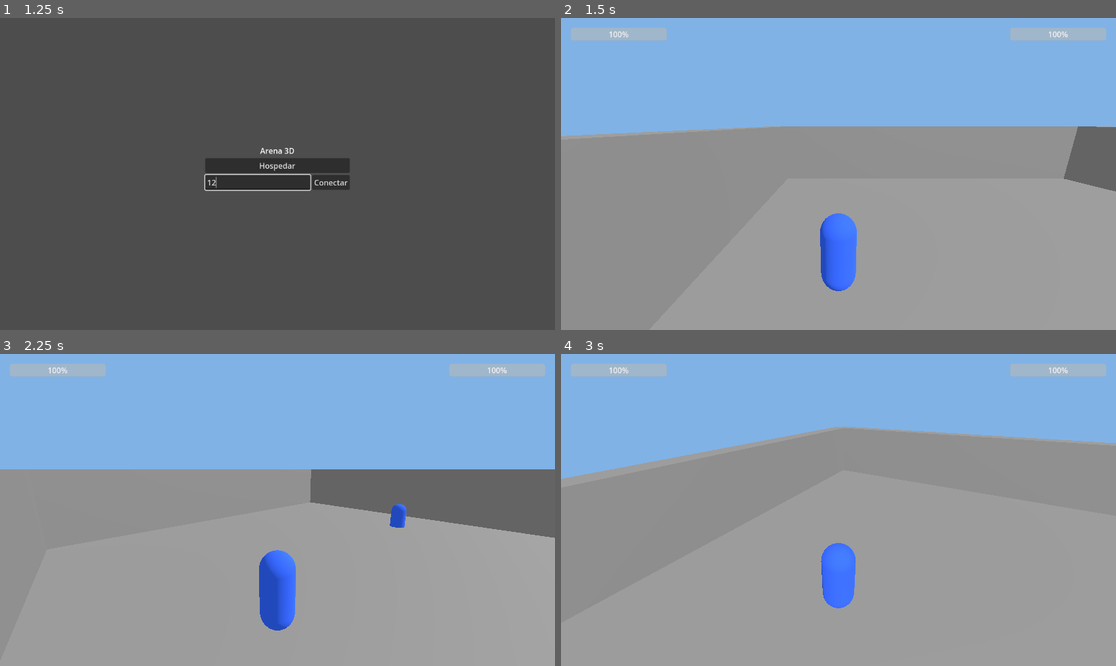
Above: before the commit, frames 1-4 (two rows, left to right).
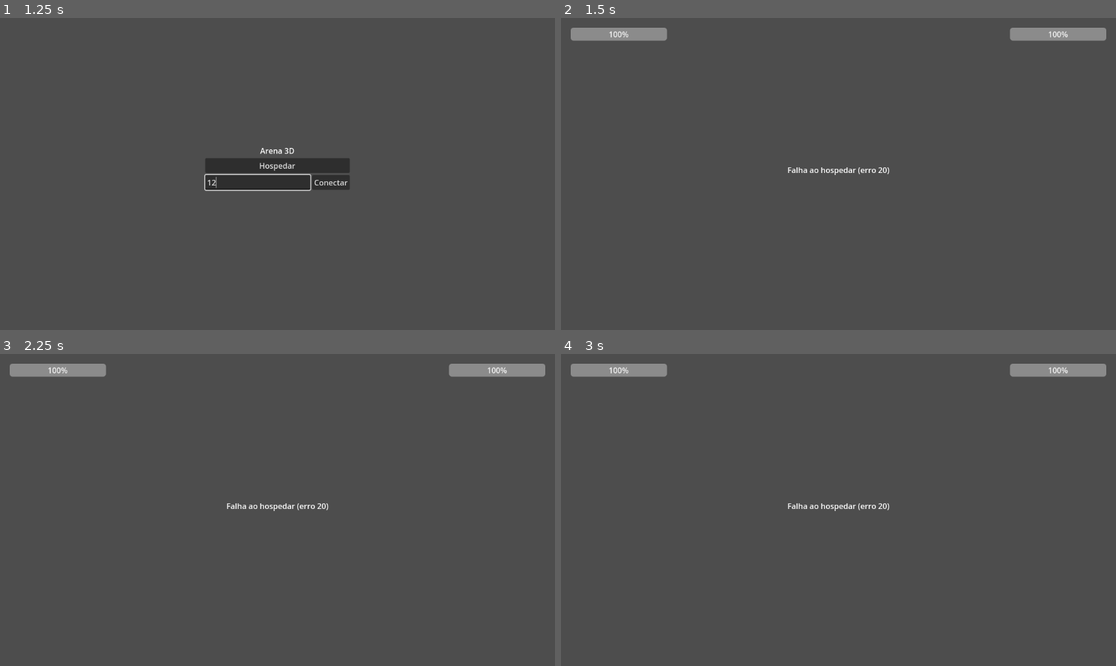
Above: after the commit, the same moments.

Repository: ArthurHub01/Arena-3d
Game: Godot game, scene res://scenes/menu/MainMenu.tscn
Two runs of this game, one before a commit and one after it. Both use one fixed random seed, a clock stepped at 60 frames per second and the inputs below.
Inputs (mouse positions are in pixels of both pictures, inside the frame that each line leads up to):
- Up to frame 1 (1.25 s): click (255, 183) at 0.52 s; type "12" at 0.6 s
- Up to frame 2 (1.5 s): click "Hospedar" at 1.25 s
- Up to frame 3 (2.25 s): tap Enter at 2 s; move the mouse to (399, 494) at 2.02 s; press the mouse at (399, 494) at 2.03 s; hold D (move_right) from 2.03 s (still down)
- Up to frame 4 (3 s): tap Space (jump) at 2.27 s; release D (move_right) at 2.75 s; release the mouse at (960, 494) at 2.75 s; drag from (727, 525) to (810, 572) at 2.77 s

Frame 1 is identical in both runs. In frame 2, 98% of the frame differs, in the area x 0-100%, y 0-100%; in frame 3, 93%; in frame 4, 100%.

Commit message:
Add real ENet host/join networking with replicated spawn, movement and damage

Diff:
--- /dev/null
+++ b/autoloads/network_state.gd
@@ -0,0 +1,7 @@
+extends Node
+
+const PORT := 8910
+const MAX_PLAYERS := 2
+
+var is_host: bool = false
+var host_ip: String = ""
--- a/project.godot
+++ b/project.godot
@@ -13,6 +13,10 @@
 config/name="arena3d"
 run/main_scene="res://scenes/menu/MainMenu.tscn"
 config/features=PackedStringArray("4.3", "Forward Plus")
+
+[autoload]
+
+NetworkState="*res://autoloads/network_state.gd"
 
 [editor_plugins]
 
--- a/scenes/arena/arena.gd
+++ b/scenes/arena/arena.gd
@@ -13,24 +13,60 @@
 var player_one: Player
 var player_two: Player
 var round_over: bool = false
+var players_by_id: Dictionary = {}
 
 func _ready() -> void:
 	winner_label.hide()
-	_spawn_local_test_players()
+	if NetworkState.is_host:
+		var peer := ENetMultiplayerPeer.new()
+		var err := peer.create_server(NetworkState.PORT, NetworkState.MAX_PLAYERS)
+		if err != OK:
+			winner_label.text = "Falha ao hospedar (erro %d)" % err
+			winner_label.show()
+			return
+		multiplayer.multiplayer_peer = peer
+		multiplayer.peer_connected.connect(_on_peer_connected)
+		multiplayer.peer_disconnected.connect(_on_peer_disconnected)
+		_spawn_player(1, spawn_p1.global_position, true)
+	else:
+		var peer := ENetMultiplayerPeer.new()
+		var err := peer.create_client(NetworkState.host_ip, NetworkState.PORT)
+		if err != OK:
+			winner_label.text = "Falha ao conectar (erro %d)" % err
+			winner_label.show()
+			return
+		multiplayer.multiplayer_peer = peer
 
-func _spawn_local_test_players() -> void:
-	player_one = PLAYER_SCENE.instantiate()
-	add_child(player_one)
-	player_one.global_position = spawn_p1.global_position
-	player_one.is_local_player = true
+func _on_peer_connected(id: int) -> void:
+	if not multiplayer.is_server():
+		return
+	_spawn_player(id, spawn_p2.global_position, false)
+	_spawn_player_rpc.rpc_id(id, 1, spawn_p1.global_position, true)
+	_spawn_player_rpc.rpc_id(id, id, spawn_p2.global_position, false)
 
-	player_two = PLAYER_SCENE.instantiate()
-	add_child(player_two)
-	player_two.global_position = spawn_p2.global_position
-	player_two.is_local_player = false
+func _on_peer_disconnected(id: int) -> void:
+	if players_by_id.has(id):
+		players_by_id[id].queue_free()
+		players_by_id.erase(id)
 
-	_wire_player(player_one, hp_bar_p1)
-	_wire_player(player_two, hp_bar_p2)
+@rpc("any_peer", "reliable")
+func _spawn_player_rpc(id: int, spawn_position: Vector3, is_first: bool) -> void:
+	_spawn_player(id, spawn_position, is_first)
+
+func _spawn_player(id: int, spawn_position: Vector3, is_first: bool) -> void:
+	var player: Player = PLAYER_SCENE.instantiate()
+	player.name = str(id)
+	add_child(player)
+	player.global_position = spawn_position
+	player.is_local_player = (id == multiplayer.get_unique_id())
+	player.set_multiplayer_authority(id)
+	players_by_id[id] = player
+	var hp_bar := hp_bar_p1 if is_first else hp_bar_p2
+	_wire_player(player, hp_bar)
+	if is_first:
+		player_one = player
+	else:
+		player_two = player
 
 func _wire_player(player: Player, hp_bar: ProgressBar) -> void:
 	hp_bar.value = player.stats.current_hp
@@ -39,6 +75,8 @@
 
 func _check_round_end() -> void:
 	if round_over:
+		return
+	if player_one == null or player_two == null:
 		return
 	var winner := round_manager.get_winner(player_one.stats, player_two.stats)
 	if winner == "":
@@ -55,6 +93,12 @@
 		_reset_round()
 
 func _reset_round() -> void:
+	if not multiplayer.is_server():
+		return
+	_do_reset.rpc()
+
+@rpc("call_local", "reliable")
+func _do_reset() -> void:
 	player_one.reset_player(spawn_p1.global_position)
 	player_two.reset_player(spawn_p2.global_position)
 	round_over = false
--- a/scenes/menu/main_menu.gd
+++ b/scenes/menu/main_menu.gd
@@ -12,8 +12,18 @@
 func _ready() -> void:
 	host_button.pressed.connect(_on_host_pressed)
 	join_button.pressed.connect(_on_join_pressed)
+	_check_cmdline_autoconnect()
+
+func _check_cmdline_autoconnect() -> void:
+	for arg in OS.get_cmdline_user_args():
+		if arg == "--auto-host":
+			_on_host_pressed()
+		elif arg.begins_with("--auto-join="):
+			ip_input.text = arg.split("=", true, 1)[1]
+			_on_join_pressed()
 
 func _on_host_pressed() -> void:
+	NetworkState.is_host = true
 	status_label.text = "Hospedando na porta %d..." % PORT
 	get_tree().change_scene_to_file(ARENA_SCENE_PATH)
 
@@ -22,5 +32,7 @@
 	if ip.is_empty():
 		status_label.text = "Digite o IP do host."
 		return
+	NetworkState.is_host = false
+	NetworkState.host_ip = ip
 	status_label.text = "Conectando a %s..." % ip
 	get_tree().change_scene_to_file(ARENA_SCENE_PATH)
--- a/scenes/player/player.gd
+++ b/scenes/player/player.gd
@@ -24,6 +24,12 @@
 var projectile_ready: bool = true
 
 var projectile_scene: PackedScene = preload("res://scenes/player/Projectile.tscn")
+
+@rpc("unreliable_ordered", "call_remote")
+func _remote_update_transform(pos: Vector3, rot_y: float, pivot_rot_x: float) -> void:
+	global_position = pos
+	rotation.y = rot_y
+	camera_pivot.rotation.x = pivot_rot_x
 
 func _ready() -> void:
 	if not is_local_player:
@@ -53,6 +59,8 @@
 	velocity.x = direction.x * SPEED
 	velocity.z = direction.z * SPEED
 	move_and_slide()
+	if is_multiplayer_authority():
+		_remote_update_transform.rpc(global_position, rotation.y, camera_pivot.rotation.x)
 
 func _do_melee_attack() -> void:
 	melee_ready = false
@@ -71,6 +79,14 @@
 	get_tree().create_timer(PROJECTILE_COOLDOWN).timeout.connect(func(): projectile_ready = true)
 
 func take_damage(amount: int) -> void:
+	if multiplayer.has_multiplayer_peer():
+		if multiplayer.is_server():
+			_apply_damage.rpc(amount)
+	else:
+		_apply_damage(amount)
+
+@rpc("call_local", "reliable", "any_peer")
+func _apply_damage(amount: int) -> void:
 	stats.apply_damage(amount)
 	damaged.emit(stats.current_hp)
 	if stats.is_dead():
